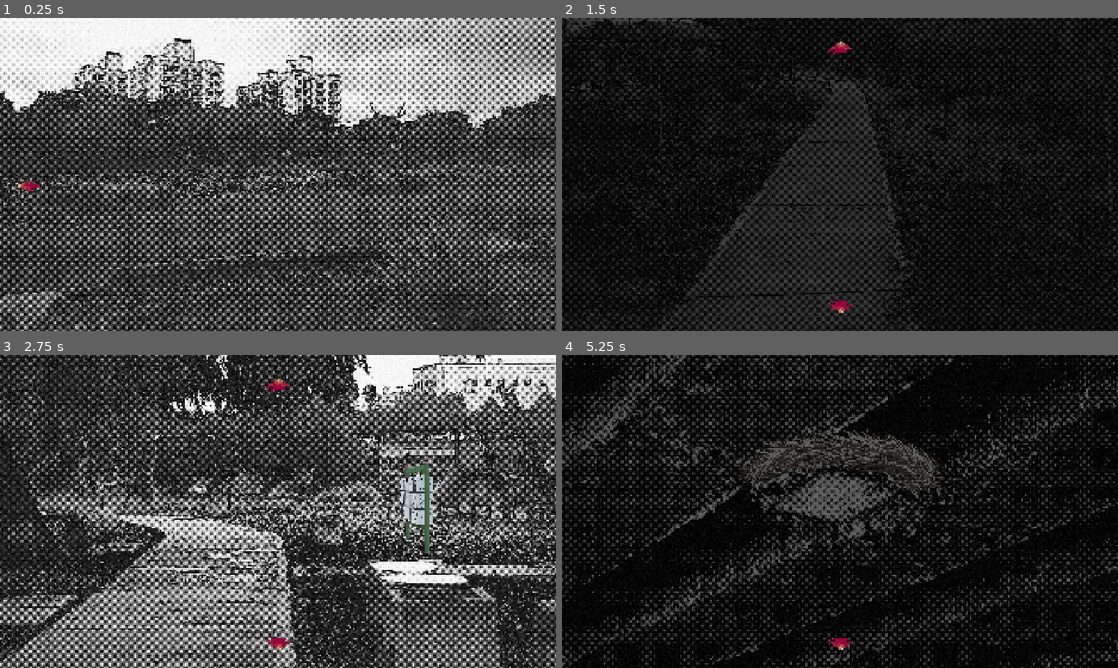
Above: before the commit, frames 1-4 (two rows, left to right).
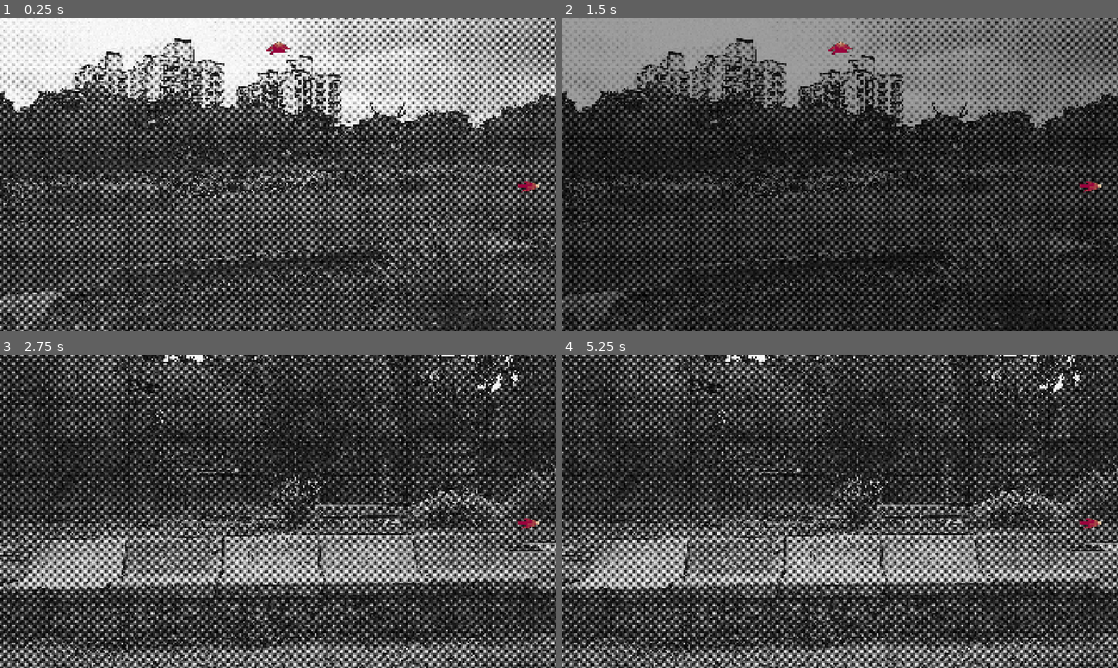
Above: after the commit, the same moments.

Repository: JoaquinFranich/GGJAM2026_Prototype
Game: Godot game, scene res://Scenes/Sub Scenes/test_node_B1.tscn
Two runs of this game, one before a commit and one after it. Both use one fixed random seed, a clock stepped at 60 frames per second and the inputs below. This scene is started directly instead of the project's main scene. The engine's default icon, where the game draws it, is replaced by a stand-in: a white triangle on a blue panel in a dark square.
Inputs (mouse positions are in pixels of both pictures, inside the frame that each line leads up to):
- Up to frame 1 (0.25 s): no input
- Up to frame 2 (1.5 s): click (589, 187) at 0.52 s; click (840, 49) at 1.25 s
- Up to frame 3 (2.75 s): click (278, 386) at 2.02 s
- Up to frame 4 (5.25 s): click (840, 386) at 2.77 s; click (1090, 524) at 3.5 s; click (840, 386) at 4.25 s; click (840, 642) at 5.02 s

The runs differ from the first frame. In frame 1, 0.3% of the frame differs, in the area x 3-97%, y 7-56%; in frame 2, 50%; in frame 3, 57%; in frame 4, 63%, in the area x 0-100%, y 0-100%.

Commit message:
Small changes
Se reubico posicion de botones de direccion en algunas escenas.

Diff:
--- a/GGJAM2026_Prototype/Scenes/Main Scenes/test_node_B.tscn
+++ b/GGJAM2026_Prototype/Scenes/Main Scenes/test_node_B.tscn
@@ -5,11 +5,10 @@
 
 [node name="TestNodeA" type="Node2D"]
 script = ExtResource("2_ui_config")
-focus_item_position = Vector2(95, 850)
-focus_item_scale = Vector2(0.1924167, 0.16237502)
-visible_direction_buttons = Array[String](["up", "down"])
+visible_direction_buttons = Array[String](["up", "down", "left"])
 button_up_target_scene = "res://Scenes/Main Scenes/test_node_C.tscn"
 button_down_target_scene = "res://Scenes/Main Scenes/test_node_00.tscn"
+button_left_target_scene = "res://Scenes/Sub Scenes/test_node_B1.tscn"
 
 [node name="Background" type="Sprite2D" parent="."]
 show_behind_parent = true
--- a/GGJAM2026_Prototype/Scenes/Sub Scenes/test_node_B1.tscn
+++ b/GGJAM2026_Prototype/Scenes/Sub Scenes/test_node_B1.tscn
@@ -5,9 +5,9 @@
 
 [node name="TestNodeA1" type="Node2D"]
 script = ExtResource("1_bwaml")
-focus_item_position = Vector2(235, 940)
-focus_item_scale = Vector2(0.45, 0.45)
-visible_direction_buttons = Array[String](["left"])
+visible_direction_buttons = Array[String](["up", "right"])
+button_up_target_scene = "res://Scenes/Sub Scenes/test_node_B2.tscn"
+button_right_target_scene = "res://Scenes/Main Scenes/test_node_B.tscn"
 
 [node name="Background" type="Sprite2D" parent="."]
 show_behind_parent = true
--- a/GGJAM2026_Prototype/Scenes/Sub Scenes/test_node_B2.tscn
+++ b/GGJAM2026_Prototype/Scenes/Sub Scenes/test_node_B2.tscn
@@ -7,7 +7,8 @@
 script = ExtResource("1_0q13t")
 focus_item_position = Vector2(438, 920)
 focus_item_scale = Vector2(0.6, 0.6)
-visible_direction_buttons = Array[String](["left"])
+visible_direction_buttons = Array[String](["right"])
+button_right_target_scene = "res://Scenes/Sub Scenes/test_node_B1.tscn"
 
 [node name="Background" type="Sprite2D" parent="."]
 show_behind_parent = true
--- a/GGJAM2026_Prototype/Scenes/Sub Scenes/test_node_B3.tscn
+++ b/GGJAM2026_Prototype/Scenes/Sub Scenes/test_node_B3.tscn
@@ -6,7 +6,7 @@
 [node name="TestNodeA1" type="Node2D"]
 script = ExtResource("1_1oowx")
 visible_direction_buttons = Array[String](["up"])
-button_up_target_scene = "res://Scenes/Main Scenes/test_node_C.tscn"
+button_up_target_scene = "res://Scenes/Main Scenes/test_node_B.tscn"
 
 [node name="Background" type="Sprite2D" parent="."]
 show_behind_parent = true
